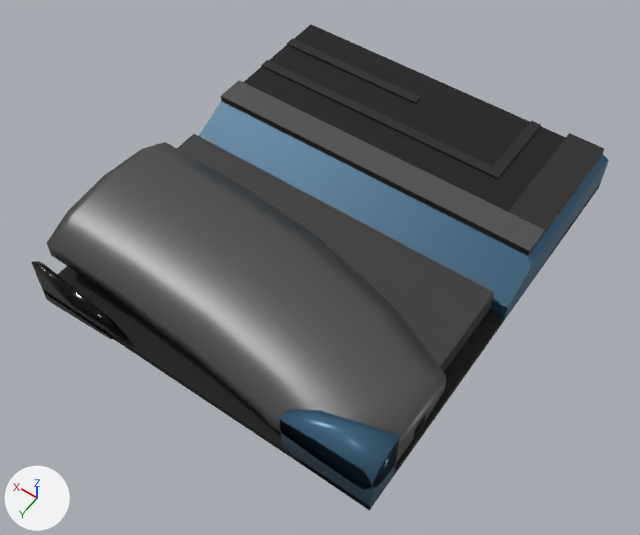
A saved change to the glTF model public/models/enemies/newsho-83.glb.
Rendered twice from a 50 mm camera at (-1.72, 2.54, 3.66) aimed at (-0.14, 0.33, 0.19). Arrows for +X, +Y and +Z are at lower left; the lights stay in place. The older version comes first. Vertices at exactly the same position are counted once.

Script lines for the objects in view, before the commit:
```python
me_newsho_83 = bpy.data.meshes.new('newsho-83')
me_newsho_83.from_pydata(...)  # 181 vertices, 334 faces; spans x -1.0..1.0, y -1.17..1.17, z -0.06..0.41
me_newsho_83.materials.append(mat_pal_7_nsho79)  # dark grey #5d5d5d
me_newsho_83.materials.append(mat_pal_4_nsho79)  # dark grey #343434
me_newsho_83.materials.append(mat_pal_5_nsho79)  # dark grey #454545
me_newsho_83.materials.append(mat_pal_2_nsho79)  # black #181818
me_newsho_83.materials.append(mat_pal_3_nsho79)  # black #282828
me_newsho_83.materials.append(mat_pal_58_nsho79)  # blue #3c6582
me_newsho_83.materials.append(mat_pal_57_nsho79)  # dark blue #305975
me_newsho_83.materials.append(mat_pal_56_nsho79)  # dark blue #285169
me_newsho_83.materials.append(mat_pal_2_nsho79orb)  # black #181818
ob_newsho_83 = bpy.data.objects.new('newsho-83', me_newsho_83)
ob_newsho_83.location = (0.0, 0.0, 0.0)
```
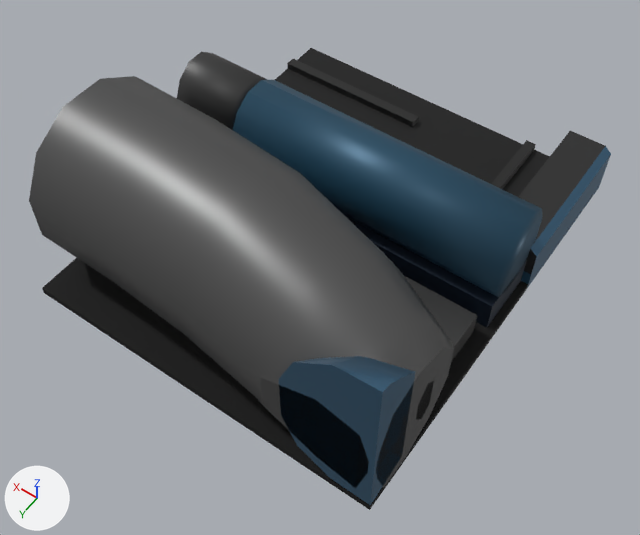
Location of each change, [x1, y1, x2, y2] in pixels of the pictures (640 x 535 px; the box of a moved part takes in the faces that stretch with it):
'newsho-83', reshaped
    before: [31, 24, 609, 511]
    after: [29, 48, 611, 510]
part 1 of me_newsho_83, added
    after: [177, 52, 267, 130]
part 2 of me_newsho_83, moved or reshaped
    before: [261, 60, 541, 179]
    after: [491, 140, 536, 189]
part 3 of me_newsho_83, added (black)
    after: [287, 59, 418, 127]
part 4 of me_newsho_83, added
    after: [347, 217, 527, 328]
part 5 of me_newsho_83, rebuilt (6% wider, 19% taller)
    before: [47, 142, 446, 489]
    after: [29, 76, 454, 488]
part 6 of me_newsho_83, rebuilt (13% wider, 46% taller)
    before: [279, 409, 400, 511]
    after: [278, 356, 415, 505]
part 7 of me_newsho_83, deleted (black)
    before: [31, 261, 128, 340]
part 8 of me_newsho_83, deleted
    before: [287, 38, 421, 104]
part 9 of me_newsho_83, reshaped
    before: [43, 24, 609, 509]
    after: [42, 48, 611, 510]

The change, as a diff of the scene's bpy script:
```diff
--- a/public/models/enemies/newsho-83.glb.py
+++ b/public/models/enemies/newsho-83.glb.py
@@ mat_pal_100_nsho79 @@
+mat_pal_100_nsho79 = principled_material('pal_100_nsho79')
+mat_pal_100_nsho79.base_color = (0.00913, 0.0176, 0.0343)  # dark blue #182434
+mat_pal_100_nsho79.metallic = 0.35
@@ mat_pal_1_nsho79 @@
+mat_pal_1_nsho79 = principled_material('pal_1_nsho79')
+mat_pal_1_nsho79.base_color = (0.00368, 0.00368, 0.00368)  # black #0c0c0c
+mat_pal_1_nsho79.metallic = 0.2
+mat_pal_1_nsho79.roughness = 0.85
@@ me_newsho_83 @@
 # used by ob_newsho_83; location = (0.0, 0.0, 0.0)
-me_newsho_83.from_pydata(...)  # 181 vertices, 334 faces; spans x -1.0..1.0, y -1.17..1.17, z -0.06..0.41
+me_newsho_83.from_pydata(...)  # 251 vertices, 458 faces; spans x -1.0..1.0, y -1.17..1.17, z 0.0..1.0
+# me_newsho_83 part 1: a new loose piece, a 12-sided cylinder along x spanning x 0.63..1.0, y -0.32..0.05, z 0.18..0.66, in mat_pal_5_nsho79 (dark grey #454545)
+# me_newsho_83 part 2: the loose piece of 14 vertices spanning x -0.58..1.0, y -1.17..-0.67, z 0.24..0.25 is scaled about its middle by (1, 1, 3.33), then moved by (0.0, 0.0, -0.17)
+# me_newsho_83 part 3: a new loose piece, a box spanning x 0.083..1.0, y -0.975..-0.917, z 0.06..0.1, in mat_pal_3_nsho79 (black #282828)
+# me_newsho_83 part 4: a new loose piece, a box spanning x -0.96..1.0, y -0.33..0.07, z 0.0..0.22, in mat_pal_100_nsho79 (dark blue #182434)
+# me_newsho_83 part 5: the loose piece of 80 vertices spanning x -1.0..1.0, y 0.18..1.17, z 0.08..0.4 is rebuilt with 98 vertices and now spans x -1.0..1.0, y 0.17..1.17, z 0.01..0.94
+# me_newsho_83 part 6: the loose piece of 12 vertices spanning x -1.0..-0.53, y 0.97..1.17, z -0.01..0.41 is rebuilt with 20 vertices and now spans x -1.0..-0.54, y 0.92..1.17, z 0.05..1.0
+# me_newsho_83 part 7: the loose piece of 16 vertices spanning x 0.39..1.0, y 1.08..1.17, z -0.06..0.26 is deleted
+# me_newsho_83 part 8: the loose piece of 8 vertices spanning x 0.08..1.0, y -0.98..-0.92, z 0.24..0.25 is deleted
+# me_newsho_83 part 9
+# 31 vertices are removed from x -1.0..1.0, y -1.17..0.83, z 0.0..0.28
+# 82 faces are deleted
+# 35 vertices are added at x -1.0..1.0, y -1.17..1.17, z 0.0..0.66
+# 12 new vertices lie (1.56, 0.0, 0.0) away from vertices in x -0.96, y -0.34..0.08, z 0.18..0.66
+# 7 new vertices lie (1.75, 0.0, 0.0) away from vertices in x -0.75, y -1.17..-0.29, z 0.0..0.3
+# 5 new vertices lie (0.0, 0.88, 0.0) away from vertices in x -1.0..-0.75, y -1.17, z 0.0..0.3
+# 4 new faces join them, mat_pal_7_nsho79 (dark grey #5d5d5d)
+# 18 new faces join them, mat_pal_4_nsho79 (dark grey #343434)
+# 22 new faces join them, mat_pal_5_nsho79 (dark grey #454545)
+# 12 new faces join them, mat_pal_2_nsho79 (black #181818)
+# 6 new faces join them, mat_pal_58_nsho79 (blue #3c6582)
+# 8 new faces join them, mat_pal_57_nsho79 (dark blue #305975)
+# 44 new faces join them, mat_pal_56_nsho79 (dark blue #285169)
+# 12 new faces join them, mat_pal_1_nsho79 (black #0c0c0c)
 me_newsho_83.materials.append(mat_pal_7_nsho79)
@@ me_newsho_83 @@
 me_newsho_83.materials.append(mat_pal_56_nsho79)
-me_newsho_83.materials.append(mat_pal_2_nsho79orb)  # black #181818
+me_newsho_83.materials.append(mat_pal_1_nsho79)  # black #0c0c0c
+me_newsho_83.materials.append(mat_pal_100_nsho79)  # dark blue #182434
```
